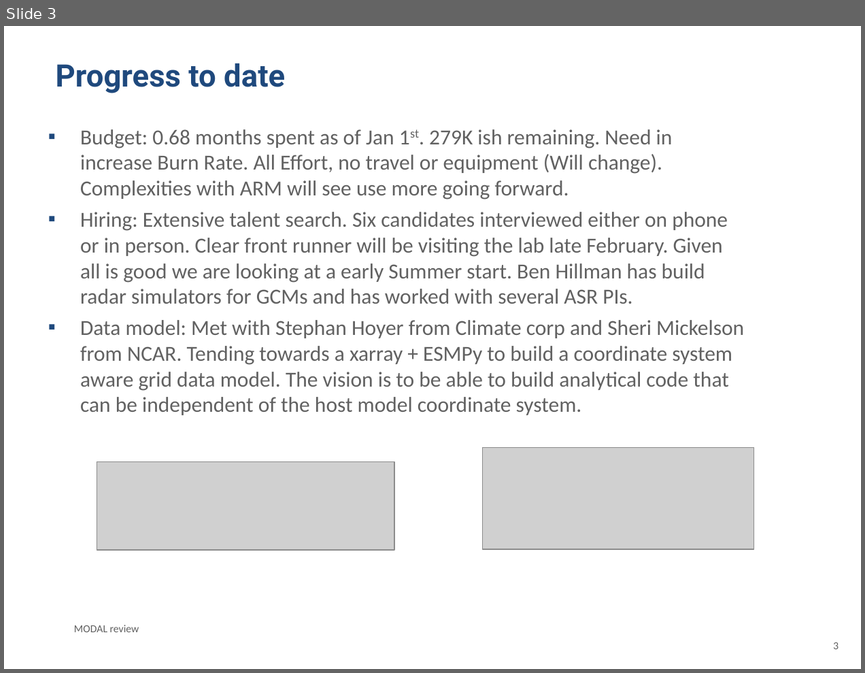
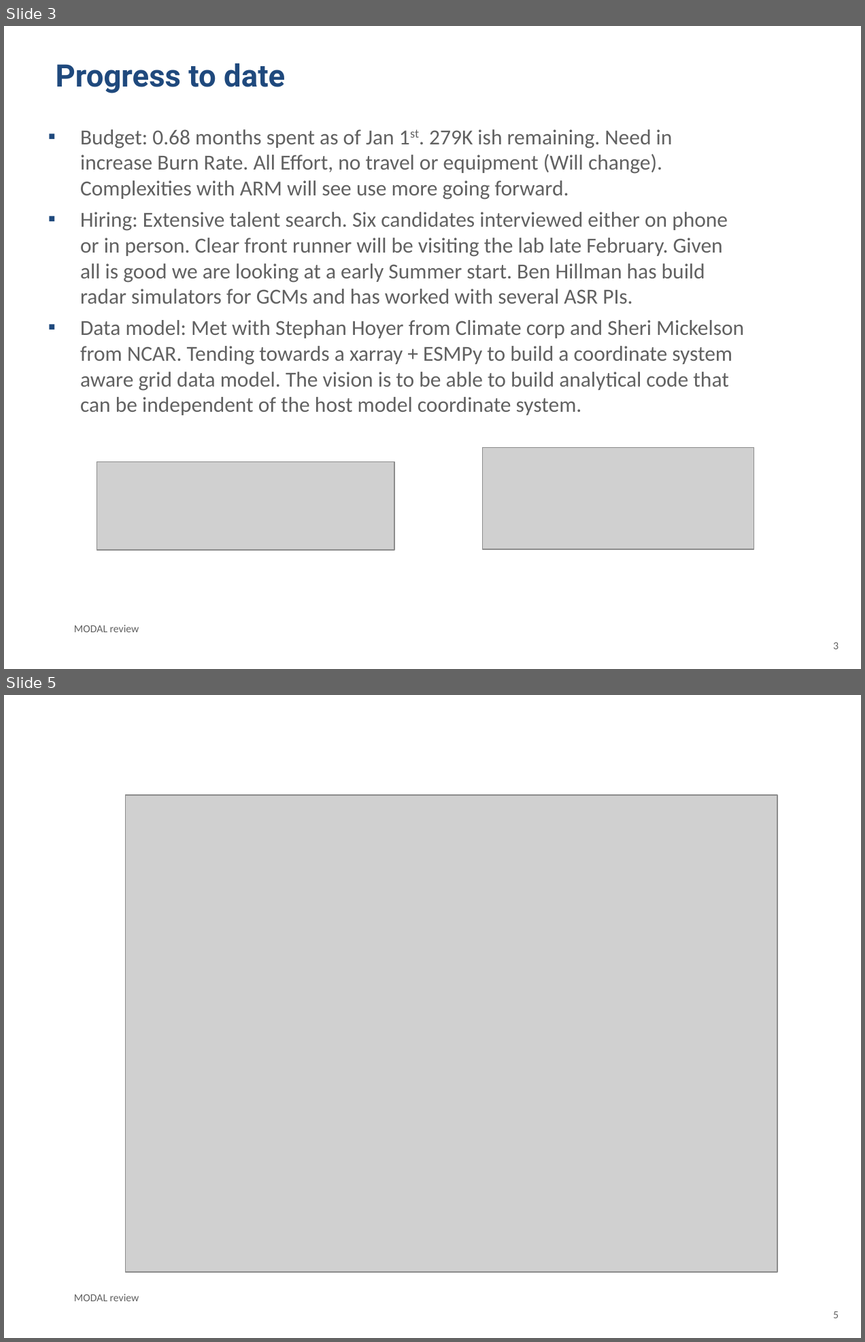
Before and after one commit to ANL-DIGR/Private_Notes, a slide deck: presentations/reviews/January_ANL_review.ppt. Shown one above the other, each under a label of ours: slide 3 before the commit, slides 3 and 5 after it; the slides between them are not shown. The pictures are 865x673 and 865x1342 pixels, drawn with LibreOffice and Linux fonts; fonts in the diff are those of the drawing; grey boxes stand for pictures; background and template pictures are left out. Boxes give left, top, right and bottom in pixels: in the first picture for what was removed or moved away, otherwise in the second. Text is boxed around its words. In the diff, an @@ line names an element or a change of style, - is before the commit and + after.

```diff
--- a/presentations/reviews/January_ANL_review.ppt
+++ b/presentations/reviews/January_ANL_review.ppt
@@ slide 5 added at bbox=[4, 695, 861, 1338], background #FFFFFF @@
@@ picture added at bbox=[126, 795, 778, 1272] @@
@@ text added at bbox=[74, 1293, 139, 1301], 9 pt, text #616161 @@
+MODAL review
@@ page number added at bbox=[833, 1311, 838, 1318], 9 pt, text #616161 @@
+5
```
Also in this commit, not shown: 3 other slides added, 1 other file.
